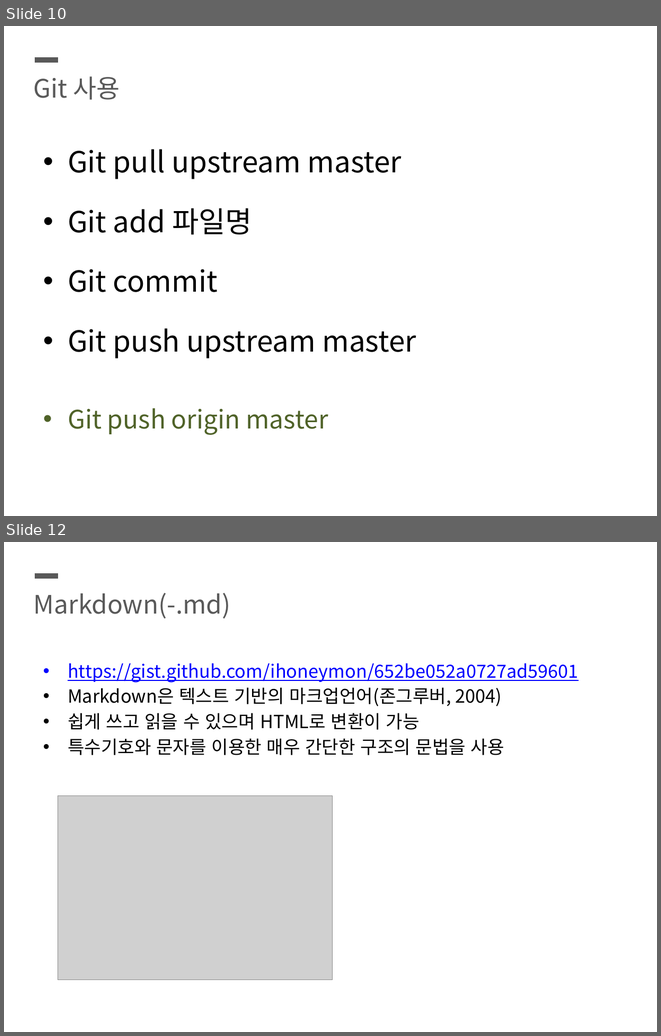
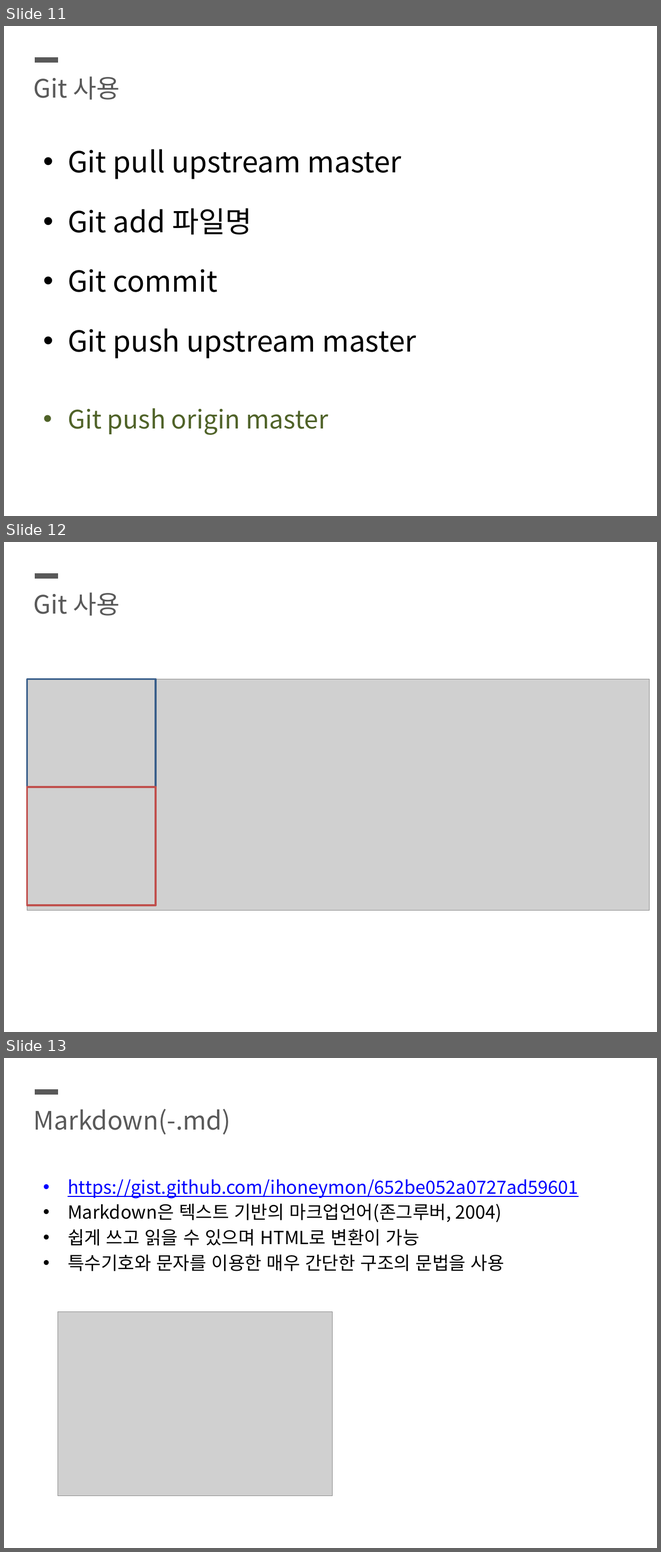
Before and after one commit to SeunghyunKing/OS_blue09, a slide deck: ppt.pptx. Shown one above the other, each under a label of ours: slides 10 and 12 before the commit, slides 11, 12 and 13 after it; the slides between them are not shown. The pictures are 661x1036 and 661x1552 pixels, drawn with LibreOffice and Linux fonts; fonts in the diff are those of the drawing; grey boxes stand for pictures. Boxes give left, top, right and bottom in pixels: in the first picture for what was removed or moved away, otherwise in the second. Text is boxed around its words. In the diff, an @@ line names an element or a change of style, - is before the commit and + after.

```diff
--- a/ppt.pptx
+++ b/ppt.pptx
@@ slide 12 added at box(4, 542, 657, 1032), background #FFFFFF @@
@@ line added from (35, 576) to (58, 576), #595959 6 pt @@
@@ text added at box(34, 592, 120, 616), 28 pt, text #595959 @@
+Git 사용
@@ picture added at box(27, 679, 649, 910) @@
@@ rectangle added at box(27, 679, 156, 787), outline #3A5F8C 2 pt @@
@@ rectangle added at box(27, 787, 156, 905), outline #C0504D 2 pt @@
@@ what was slide 10 is now slide 11 @@
@@ what was slide 12 is now slide 13 @@
```
Also in this commit, not shown: 4 slides changed, 1 other slide added.
